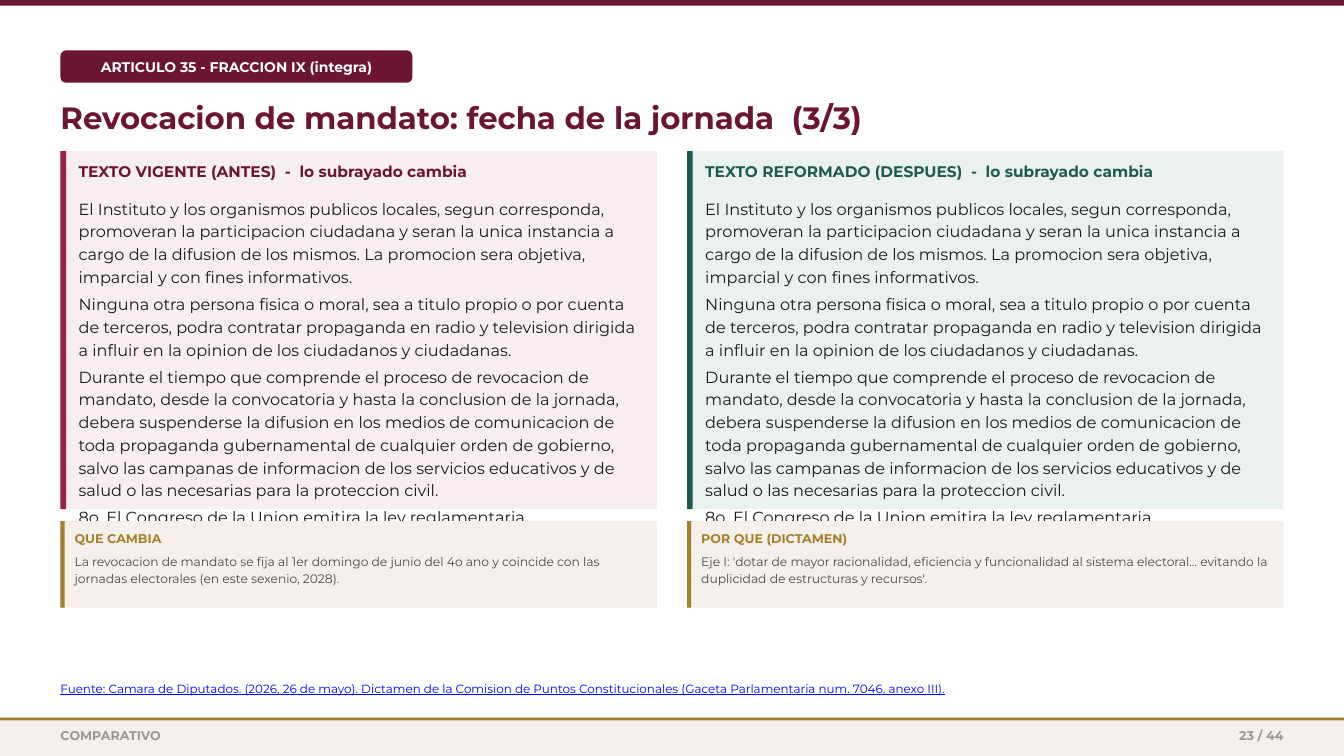
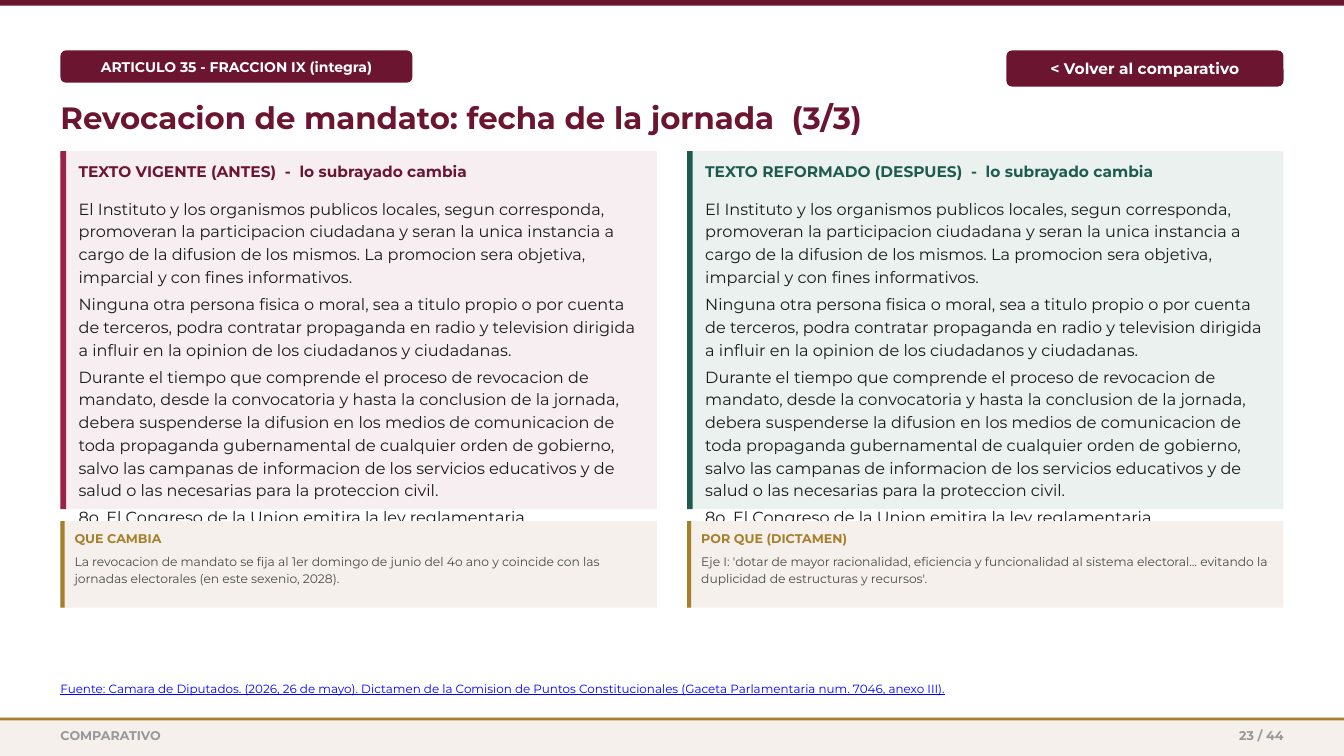
Before and after one commit to luismescobar/reforma-pj-2026, a slide deck: slide 23 of Reforma_PJ_2026.pptx. Drawn at 1344x756 pixels with LibreOffice and Linux fonts; fonts in the diff are those of the drawing. Boxes give left, top, right and bottom in pixels: in the first picture for what was removed or moved away, otherwise in the second. Text is boxed around its words. In the diff, an @@ line names an element or a change of style, - is before the commit and + after.

Commit message:
Boton Volver en el Anexo + PDF resumen (20 diapositivas)

```diff
--- a/Reforma_PJ_2026.pptx
+++ b/Reforma_PJ_2026.pptx
@@ rounded rectangle added at box(1006, 50, 1284, 87), fill #6B1531, 11 pt, text #FFFFFF, bold @@
+< Volver al comparativo
```
Also in this commit, not shown: 22 other slides changed, 3 other files.
